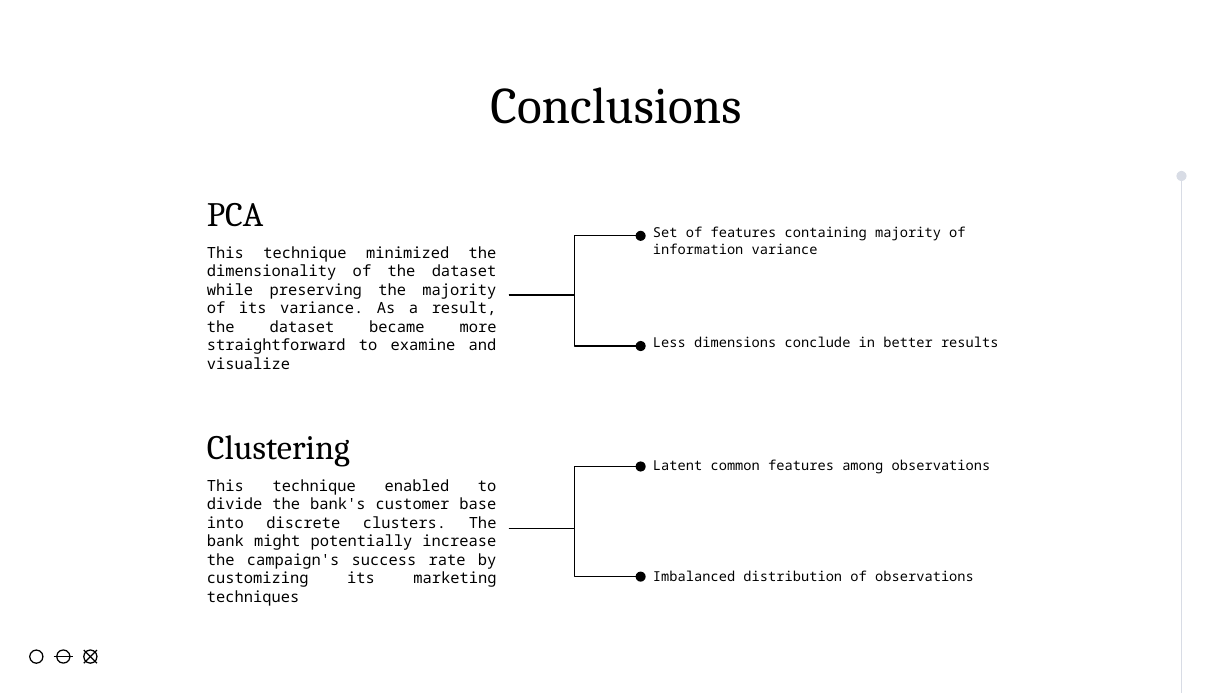
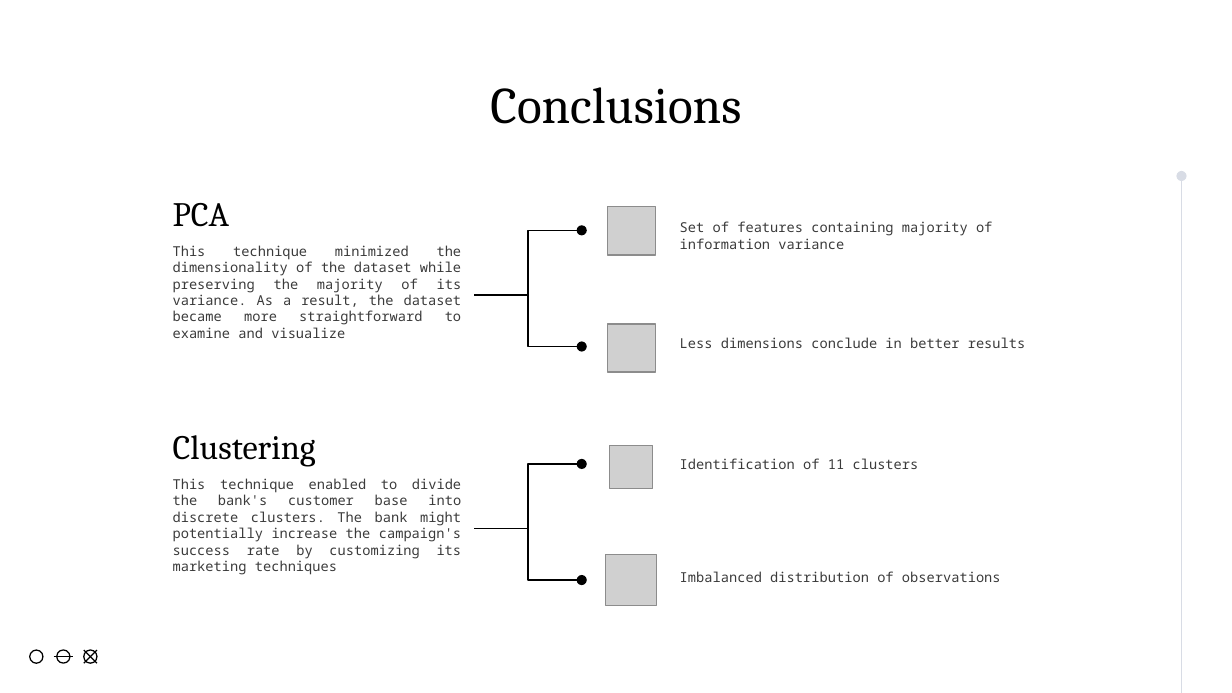
Before and after one commit to SergioCuencaNunez/ml3-bank-marketing, a slide deck: slide 23 of MLIII. Práctica 1.pptx (slide 22 before the commit). Drawn at 1232x693 pixels with LibreOffice and Linux fonts; fonts in the diff are those of the drawing; grey boxes stand for pictures. Boxes give left, top, right and bottom in pixels: in the first picture for what was removed or moved away, otherwise in the second. Text is boxed around its words. In the diff, an @@ line names an element or a change of style, - is before the commit and + after.

```diff
--- a/MLIII. Práctica 1.pptx
+++ b/MLIII. Práctica 1.pptx
@@ 4 subtitles: place and size @@
-4 subtitles at [207, 203, 497, 606]
+4 subtitles at [173, 203, 462, 575]
@@ picture added at [607, 207, 655, 255] @@
@@ text colour #000000 to #3B3B3B in 3 elements at [680, 571, 1001, 582], [680, 337, 1026, 348], [680, 221, 992, 249] @@
@@ text "Set of features containing majority ...": place and size @@
-text "Set of features containing majority ..." at [653, 226, 965, 254]
+text "Set of features containing majority ..." at [680, 221, 992, 249]
@@ subtitle "This technique minimized the dimensionality ..." at [173, 245, 462, 338]: size 9 to 8 pt, text colour #000000 to #3B3B3B @@
@@ elbow arrow moved from (509, 294) - (641, 235) to (474, 294) - (582, 230) @@
@@ elbow arrow moved from (509, 294) - (641, 346) to (474, 294) - (582, 346) @@
@@ picture added at [607, 324, 655, 372] @@
@@ text "Less dimensions conclude in better ...": place and size @@
-text "Less dimensions conclude in better ..." at [653, 336, 999, 347]
+text "Less dimensions conclude in better ..." at [680, 337, 1026, 348]
@@ picture added at [610, 446, 653, 489] @@
@@ subtitle "This technique enabled to divide ..." at [173, 478, 462, 575]: size 9 to 8 pt, text colour #000000 to #3B3B3B @@
@@ elbow arrow moved from (509, 529) - (641, 467) to (474, 529) - (582, 464) @@
@@ text at [680, 458, 919, 469]: text changed; text colour #000000 to #3B3B3B @@
-Latent common features among observations
+Identification of 11 clusters
@@ elbow arrow moved from (509, 529) - (641, 577) to (474, 529) - (582, 580) @@
@@ picture added at [606, 554, 657, 605] @@
@@ text "Imbalanced distribution of observations": place and size @@
-text "Imbalanced distribution of observations" at [653, 570, 974, 581]
+text "Imbalanced distribution of observations" at [680, 571, 1001, 582]
```
Also in this commit, not shown: 3 other slides changed, 1 slide added, 1 other file.
